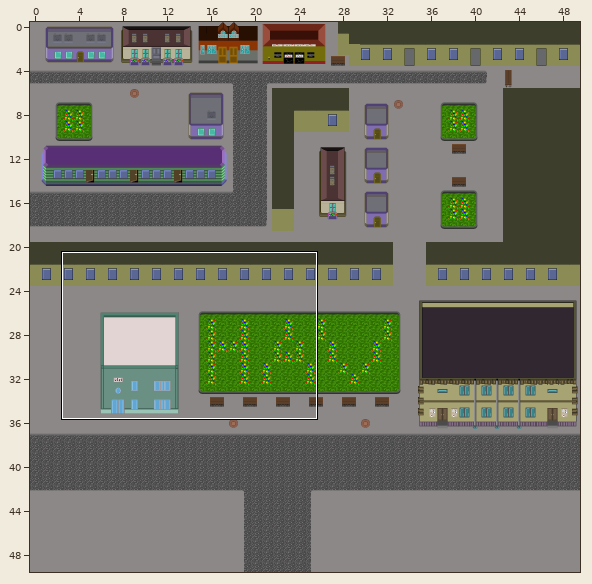
Two states of a Tiled map, Havoiskateli/content/levels/city_day/debug_level.tmx. The picture above shows the old version from afar; the outline marks the close-up.
Close-up. Before the edit:
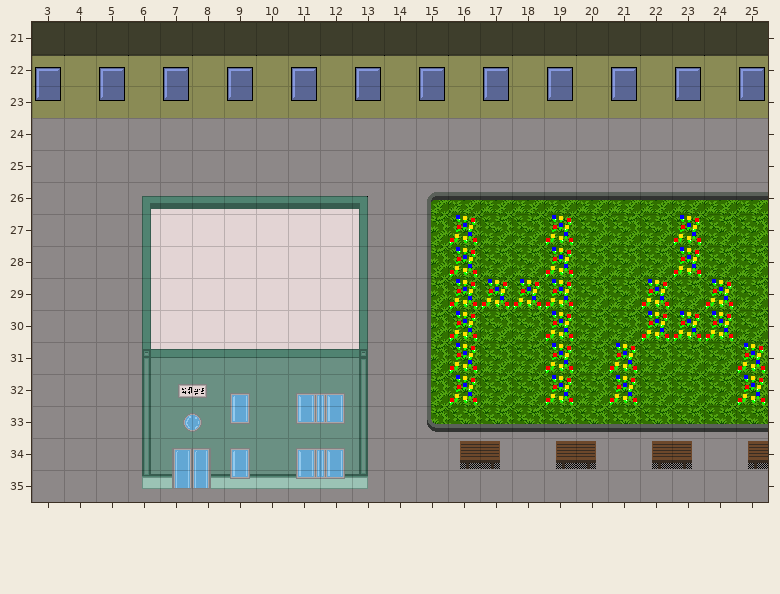
Cells are 32x32 px. Shown: x 3..25, y 21..35. The commit also changed other parts of the map, which this record leaves out. Tiles whose own drawing changed are shown in their newer look in all pictures.
The same view after the edit:
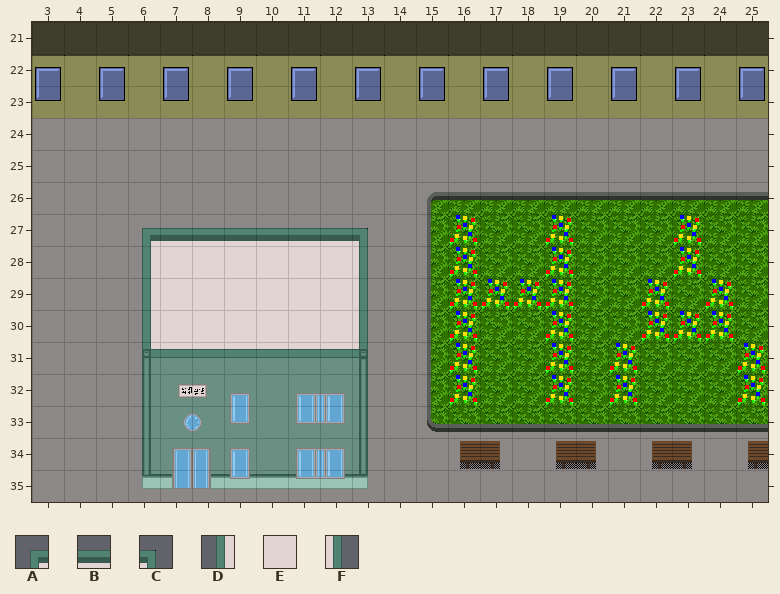
Key: from "city_day_houses_big": A 0, B 1, C 7, D 16, E 17, F 23.
_ is an empty cell.
From old to new:
Layer "big_objects":
y 26: x 6..13 ABBBBBBC -> ________
y 27: x 6..13 DEEEEEEF -> ABBBBBBC
Changed places in both close-ups, as pixel boxes (x1, y1, x2, y2):
changed: (142, 196, 368, 241)
